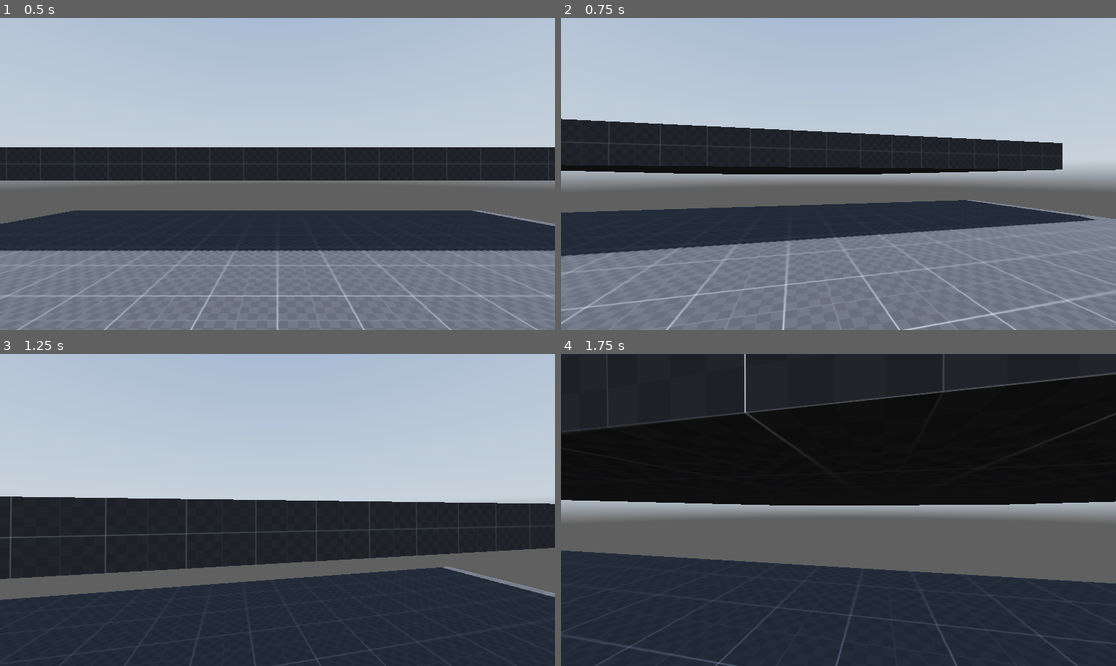
Above: before the commit, frames 1-4 (two rows, left to right).
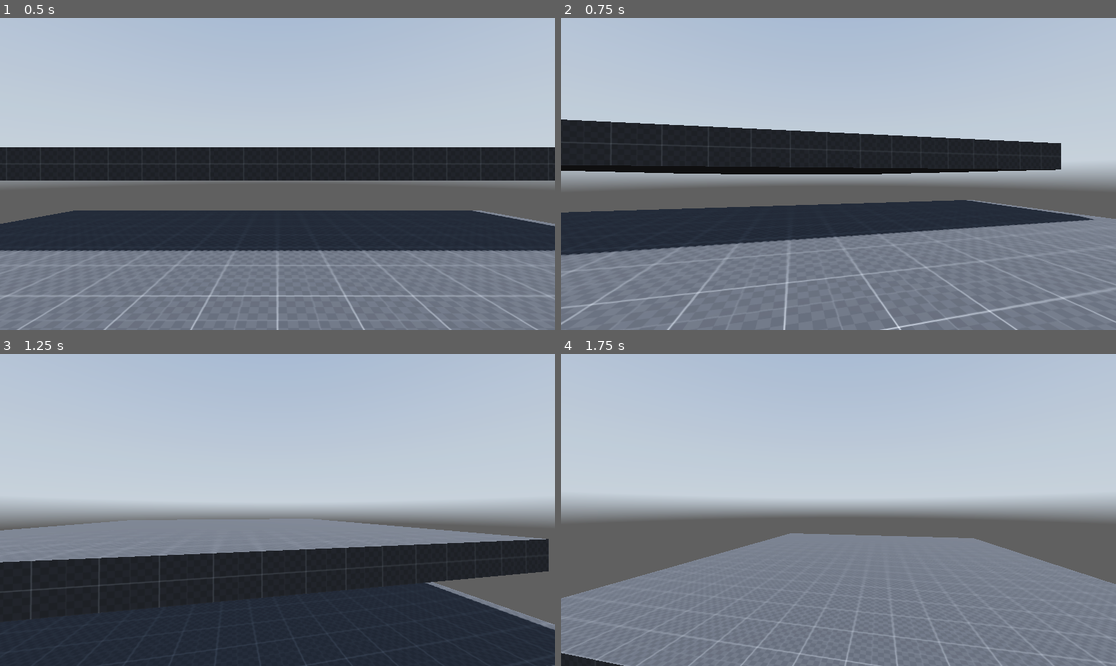
Above: after the commit, the same moments.

Repository: elmoradoo/Reflection
Game: Godot game, scene res://scenes/world.tscn
The game is run twice, just before and just after one commit, with the same random seed, the same clock (stepped at 60 frames per second) and the same inputs. A sky picture missing from this copy of the repository is replaced by a grey-blue gradient.
Inputs (mouse positions are in pixels of both pictures, inside the frame that each line leads up to):
- Up to frame 1 (0.5 s): no input
- Up to frame 2 (0.75 s): tap Enter at 0.5 s; move the mouse to (866, 174) at 0.52 s; hold W (forward) from 0.53 s (still down); hold Ctrl (crouch) from 0.53 s (still down)
- Up to frame 3 (1.25 s): keep holding W (forward); keep holding Ctrl (crouch); tap Space (jump) at 0.77, 1.07 s; tap Shift (sprint) at 0.8 s
- Up to frame 4 (1.75 s): keep holding W (forward); move the mouse to (810, 510) at 1.27 s; release Ctrl (crouch) at 1.28 s; tap Shift (sprint) at 1.35 s; tap Space (jump) at 1.52, 1.55 s

Frame 1 is identical in both runs. In frame 2, 2.0% of the frame differs, in the area x 0-100%, y 32-100%; in frame 3, 24%; in frame 4, 85%, in the area x 0-100%, y 0-100%.

Commit message:
state machine debug and mostly correct

Diff:
--- a/scripts/player.gd
+++ b/scripts/player.gd
@@ -39,12 +39,25 @@
 var direction: Vector3 = Vector3.ZERO
 
 #Player state
-var is_running: bool = false
-var is_sprinting: bool = false
-var is_sliding: bool = false
 var free_looking: bool = false
+var input_dir: Vector2 = Vector2.ZERO
 
-var input_dir
+func debug_print_player_state():
+	print(input_dir)
+	match current_state:
+		player_states.Idle:
+			print("idle")
+		player_states.Walking:
+			print("walking")
+		player_states.Sprinting:
+			print("sprinting")
+		player_states.Jumping:
+			print("jumping")
+		player_states.Crouching:
+			print("crouching")
+		player_states.Sliding:
+			print("sliding")
+
 func _ready():
 	Input.set_mouse_mode(Input.MOUSE_MODE_CAPTURED)
 
@@ -59,56 +72,73 @@
 		head.rotation.x = clamp(head.rotation.x, deg_to_rad(-89), deg_to_rad(89))
 
 func sprinting():
-	is_running = true
 	current_speed = sprinting_speed
+	velocity.x = direction.x * current_speed
+	velocity.z = direction.z * current_speed
 
 func crouching(delta):
 	current_speed = crouching_speed
 	standing_collision_shape.disabled = true
 	crouching_collision_shape.disabled = false
 	head.position.y = lerp(head.position.y, crouching_depth, lerp_speed * delta)
+	velocity.x = direction.x * current_speed
+	velocity.z = direction.z * current_speed
 
 func sliding(delta):
-	is_sliding = true
 	free_looking = true
 	standing_collision_shape.disabled = true
 	crouching_collision_shape.disabled = false
 	head.position.y = lerp(head.position.y, crouching_depth, lerp_speed * delta)
 	var slide_force = direction.normalized() * sliding_initial_force
-	velocity.x = slide_force.x
-	velocity.z = slide_force.z
+	#velocity.x = slide_force.x
+	#velocity.z = slide_force.z
 	velocity.x = move_toward(velocity.x, 0, sliding_friction * delta)
 	velocity.z = move_toward(velocity.z, 0, sliding_friction * delta)
 
 func walking():
 	current_speed = walking_speed
+	velocity.x = direction.x * current_speed
+	velocity.z = direction.z * current_speed
 
 func jumping():
 	velocity.y = jump_velocity
 
-func inputs_checks(delta):
+func idle(delta):
+	free_looking = false
+	neck.rotation.y = lerp(neck.rotation.y, 0.0, delta * lerp_speed) # ICI 0.0
+	head.position.y = 0.0
+	#head.position.y = lerp(head.position.y, 0.0, lerp_speed * delta)
+	standing_collision_shape.disabled = false
+	crouching_collision_shape.disabled = true
+	velocity.x = move_toward(velocity.x, 0, current_speed)
+	velocity.z = move_toward(velocity.z, 0, current_speed)
+
+func inputs_checks(_delta):
+	#Get player inputs
 	input_dir = Input.get_vector("left", "right", "forward", "backward")
-	if is_on_floor() and Input.is_action_pressed("crouch") and velocity.length() >= sliding_minimum_velocity:
-		current_state = player_states.Sliding
-	elif is_on_floor() and Input.is_action_pressed("crouch"):
-		current_state = player_states.Crouching
-	elif is_on_floor() and Input.is_action_just_released("crouch") and not top_of_head.is_colliding():
-		print(free_looking)
-		free_looking = false
-		neck.rotation.y = lerp(neck.rotation.y, 0.0, delta * lerp_speed) # ICI 0.0
-		current_state = player_states.Idle
-		head.position.y = 0.0
-		#head.position.y = lerp(head.position.y, 0.0, lerp_speed * delta)
-		standing_collision_shape.disabled = false
-		crouching_collision_shape.disabled = true
-	elif Input.is_action_pressed("sprint"):
-		current_state = player_states.Sprinting
-	else:
-		current_state = player_states.Walking
-	if is_on_floor() and Input.is_action_just_pressed("jump"):
-		current_state = player_states.Jumping
 
-
+	if is_on_floor():
+		#If the player can slide
+		if Input.is_action_pressed("crouch") and velocity.length() >= sliding_minimum_velocity:
+			current_state = player_states.Sliding
+		#If the player is not sliding and press crouch
+		elif Input.is_action_pressed("crouch") and current_state != player_states.Sliding:
+			current_state = player_states.Crouching
+		#If the player release crouch and has clearance above his head
+		elif Input.is_action_just_released("crouch") and not top_of_head.is_colliding():
+			current_state = player_states.Idle
+		#If the player is not pressing anything
+		elif input_dir == Vector2.ZERO and current_state != player_states.Crouching:
+			current_state = player_states.Idle
+		#If the player is pressing sprint and moving
+		elif Input.is_action_pressed("sprint") and input_dir != Vector2.ZERO:
+			current_state = player_states.Sprinting
+		#If the player is walking
+		elif input_dir != Vector2.ZERO:
+			current_state = player_states.Walking
+		#If the player is pressing jump
+		if Input.is_action_just_pressed("jump"):
+			current_state = player_states.Jumping
 
 func _physics_process(delta):
 	#Get state from inputs
@@ -117,9 +147,10 @@
 	if not is_on_floor():
 		velocity.y -= gravity * delta
 	#Call state function
+	debug_print_player_state()
 	match current_state:
 		player_states.Idle:
-			pass
+			idle(delta)
 		player_states.Walking:
 			walking()
 		player_states.Sprinting:
@@ -134,15 +165,4 @@
 	#Calculate direction from inputs
 	direction = lerp(direction, (transform.basis * Vector3(input_dir.x, 0, input_dir.y)).normalized(), lerp_speed * delta)
 
-	#If direction is not vector zero
-	if direction:
-		velocity.x = direction.x * current_speed
-		velocity.z = direction.z * current_speed
-	#Decrease character speed if there is no input
-	else:
-		velocity.x = move_toward(velocity.x, 0, current_speed)
-		velocity.z = move_toward(velocity.z, 0, current_speed)
-	if is_sliding and velocity.length() < 1.0:
-		is_sliding = false
-	current_state = player_states.Idle
 	move_and_slide()
